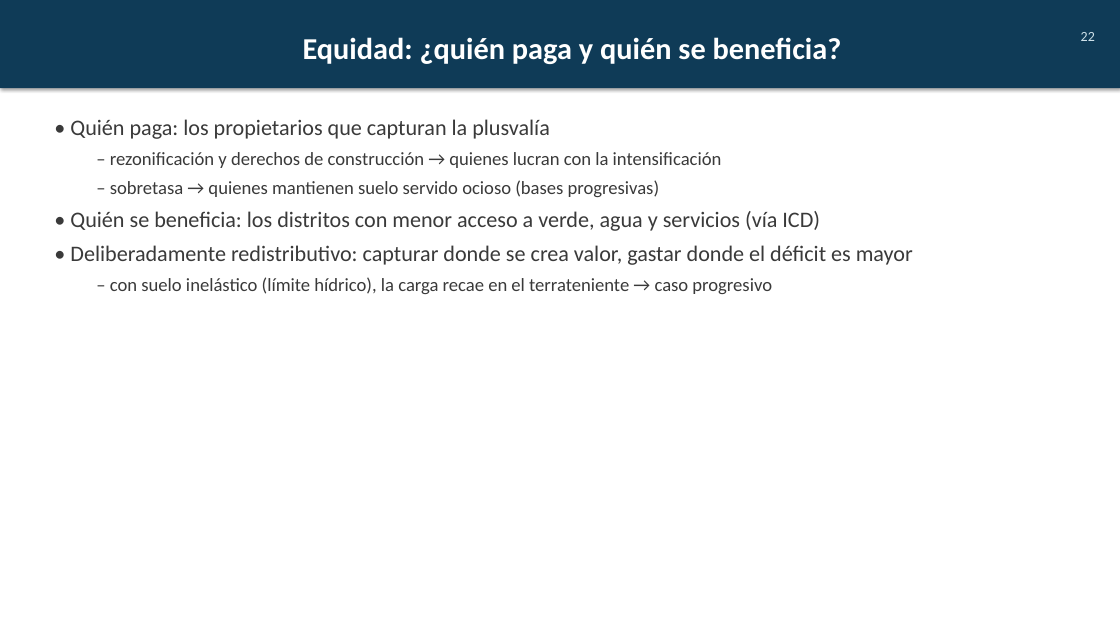
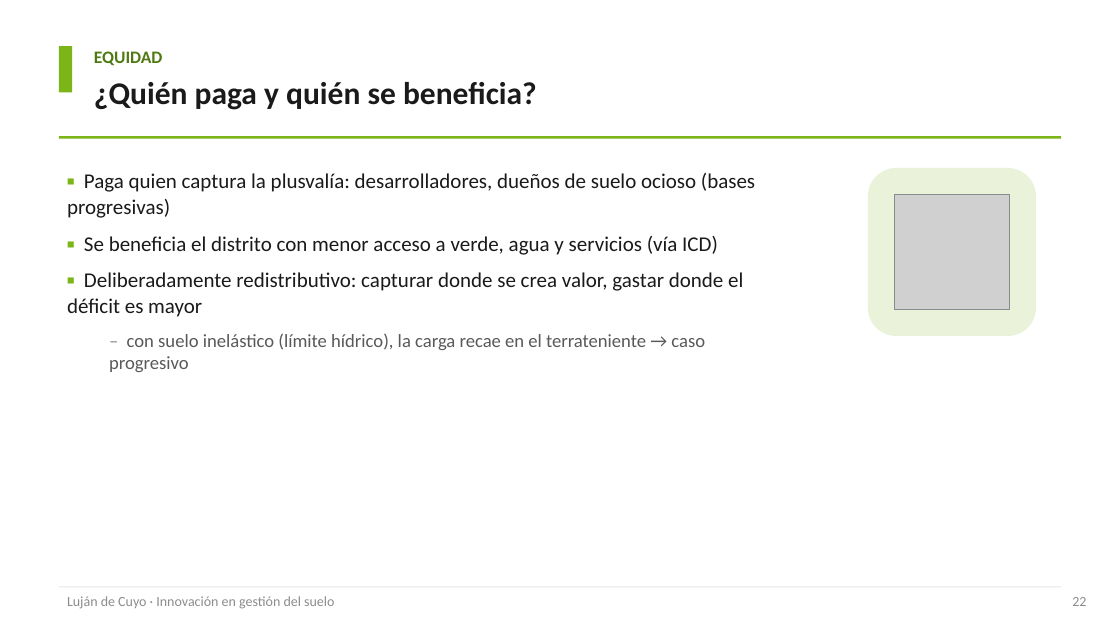
Before and after one commit to cgoytia-droid/cgoytia-droid.github.io, a slide deck: slide 22 of paper/Lujan_de_Cuyo_Gestion_Suelo_Clase.pptx (slide 23 before the commit). Drawn at 1120x630 pixels with LibreOffice and Linux fonts; fonts in the diff are those of the drawing; grey boxes stand for pictures. Boxes give left, top, right and bottom in pixels: in the first picture for what was removed or moved away, otherwise in the second. Text is boxed around its words. In the diff, an @@ line names an element or a change of style, - is before the commit and + after.

```diff
--- a/paper/Lujan_de_Cuyo_Gestion_Suelo_Clase.pptx
+++ b/paper/Lujan_de_Cuyo_Gestion_Suelo_Clase.pptx
@@ rectangle added at (59,46,72,92), fill #7CB518 @@
@@ text added at (94,51,163,66), 15 pt, text #4F7A12, bold @@
+EQUIDAD
@@ text "¿Quién paga y quién se ...": place and size @@
-text "¿Quién paga y quién se ..." at (0,0,1120,88)
+text "¿Quién paga y quién se ..." at (94,82,537,110)
@@ text "¿Quién paga y quién se ..." at (94,82,537,110): vertical alignment middle to top; fill #0F3B57 to none; shadow off @@
@@ text at (94,82,537,110): text changed; size 26 to 27 pt; text colour #FFFFFF to #1A1A1A @@
-Equidad: ¿quién paga y quién se beneficia?
+¿Quién paga y quién se beneficia?
@@ rectangle added at (59,136,1061,139), fill #7CB518 @@
@@ text "▪ Paga quien captura la ...": place and size @@
-text "▪ Paga quien captura la ..." at (70,119,913,294)
+text "▪ Paga quien captura la ..." at (67,173,755,372)
@@ text at (67,173,755,317): text changed; size 19 to 18 pt; text colour #3A3A3A to #1A1A1A @@
-• Quién paga: los propietarios que capturan la plusvalía
-  – rezonificación y derechos de construcción → quienes lucran con la intensificación
-  – sobretasa → quienes mantienen suelo servido ocioso (bases progresivas)
-• Quién se beneficia: los distritos con menor acceso a verde, agua y servicios (vía ICD)
-• Deliberadamente redistributivo: capturar donde se crea valor, gastar donde el déficit es mayor
+▪ Paga quien captura la plusvalía: desarrolladores, dueños de suelo ocioso (bases progresivas)
+▪ Se beneficia el distrito con menor acceso a verde, agua y servicios (vía ICD)
+▪ Deliberadamente redistributivo: capturar donde se crea valor, gastar donde el déficit es mayor
@@ rounded rectangle added at (868,168,1036,336), fill #EAF3DA @@
@@ picture added at (895,195,1009,309) @@
@@ text at (109,333,705,372): text colour #3A3A3A to #8C8C8C in "–"; text colour #3A3A3A to #595959 in "con suelo inelástico (límite hídrico), la carga ..."; less space between paragraphs @@
@@ rectangle added at (59,586,1061,587), fill #E6E6E6 @@
@@ text added at (67,596,334,609), 12 pt, text #8C8C8C @@
+Luján de Cuyo · Innovación en gestión del suelo
@@ text "22": place and size @@
-text "22" at (1081,32,1095,41)
+text "22" at (1072,597,1086,606)
@@ text "22" at (1072,597,1086,606): text colour #CFE2EA to #8C8C8C; more space between paragraphs @@
```
Also in this commit, not shown: 21 other slides changed, 3 slides added, 6 slides removed, 17 other files.
